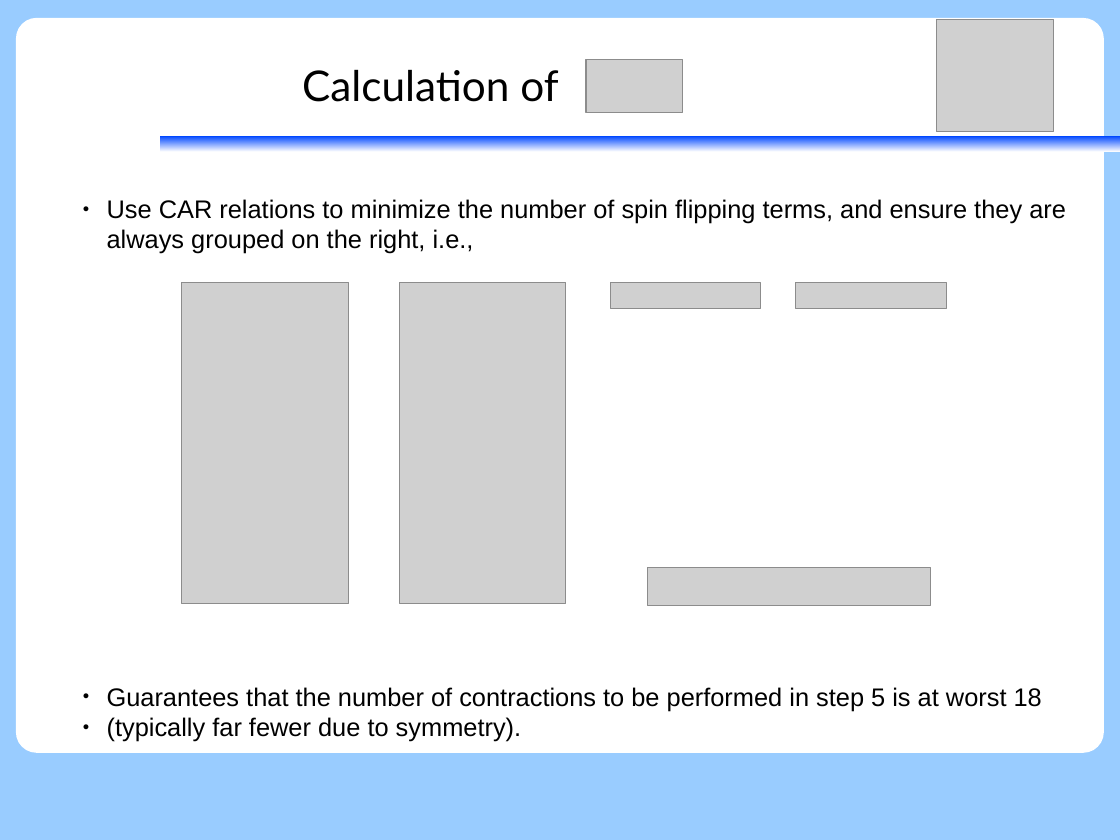
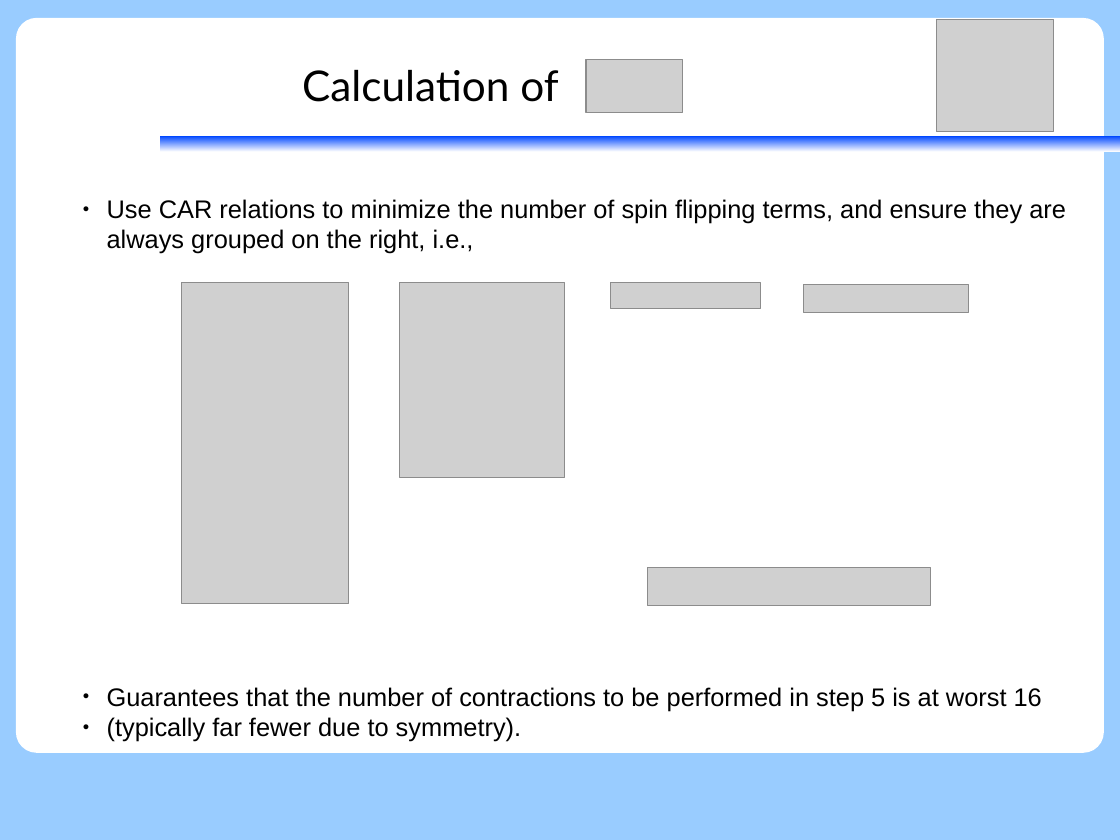
Before and after one commit to peterjohncherry/Presentations-etc, a slide deck: slide 29 of SGROUP_06092017/06092017_peter_matelem_gen.odp. Drawn at 1120x840 pixels with LibreOffice and Linux fonts; fonts in the diff are those of the drawing; grey boxes stand for pictures. Boxes give left, top, right and bottom in pixels: in the first picture for what was removed or moved away, otherwise in the second. Text is boxed around its words. In the diff, an @@ line names an element or a change of style, - is before the commit and + after.

```diff
--- a/SGROUP_06092017/06092017_peter_matelem_gen.odp
+++ b/SGROUP_06092017/06092017_peter_matelem_gen.odp
@@ picture: place and size @@
-picture at <box>400,283,566,604</box>
+picture at <box>400,283,565,478</box>
@@ picture: place and size @@
-picture at <box>796,283,946,308</box>
+picture at <box>803,285,969,312</box>
@@ text at <box>107,687,1042,711</box>: text changed @@
-● Guarantees that the number of contractions to be performed in step 5 is at worst 18
+● Guarantees that the number of contractions to be performed in step 5 is at worst 16
```
Also in this commit, not shown: 1 other file.
